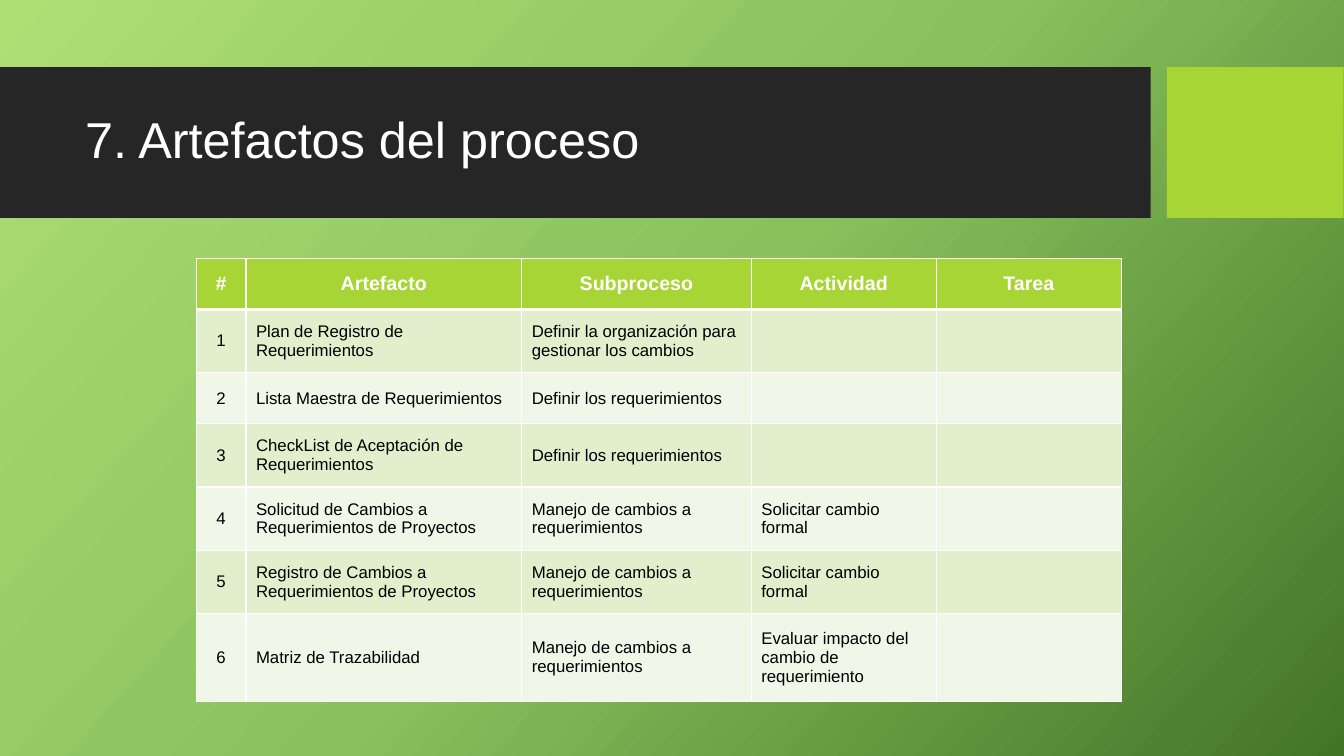
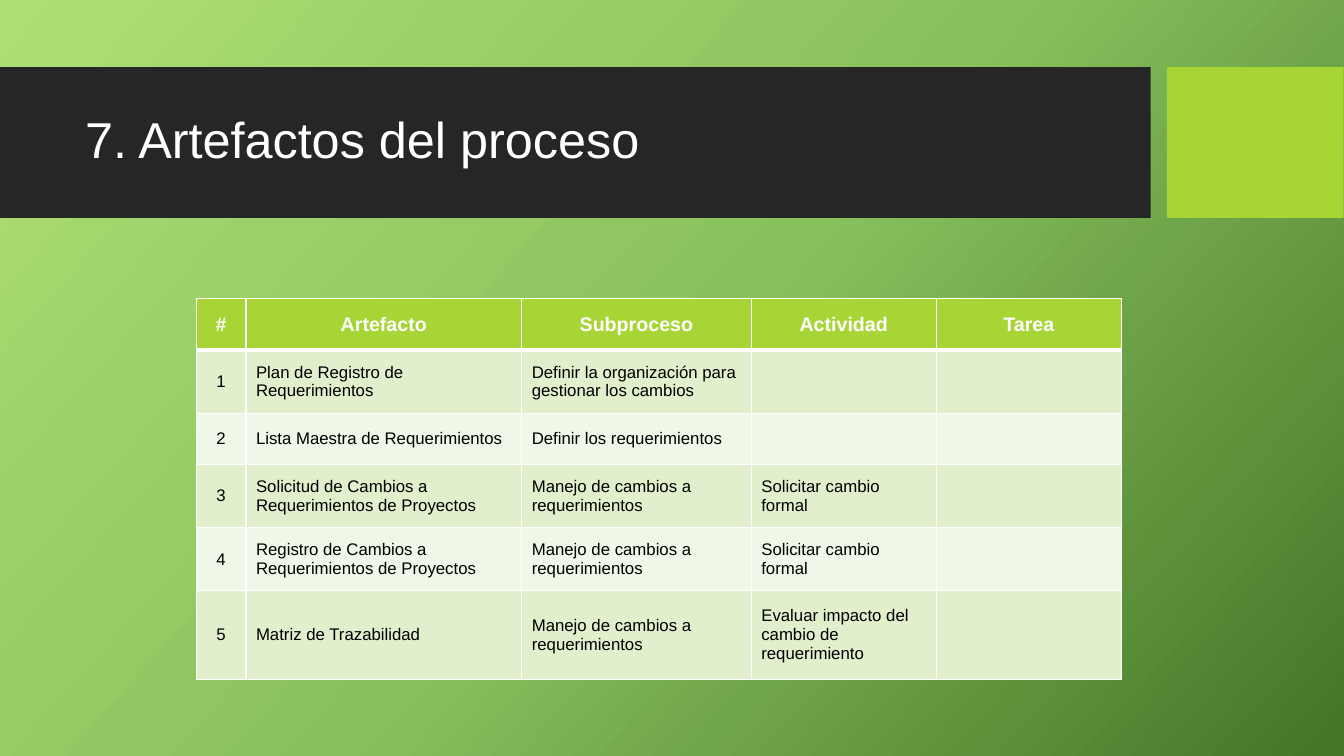
Before and after one commit to cjbensan/sistema-facturacion-inventario, a slide deck: slide 13 of CMMI-Nivel-2/REQM/PGCREQM_0.1_2015.pptx. Drawn at 1344x756 pixels with LibreOffice and Linux fonts; fonts in the diff are those of the drawing; background and template pictures are left out. Boxes give left, top, right and bottom in pixels: in the first picture for what was removed or moved away, otherwise in the second. Text is boxed around its words. In the diff, an @@ line names an element or a change of style, - is before the commit and + after.

```diff
--- a/CMMI-Nivel-2/REQM/PGCREQM_0.1_2015.pptx
+++ b/CMMI-Nivel-2/REQM/PGCREQM_0.1_2015.pptx
@@ table at [197,298,1123,679] @@
-row 4: 3 | CheckList de Aceptación de Requerimientos | Definir los requerimientos |  | 
-row 5: 4 | Solicitud de Cambios a Requerimientos de Proyectos | Manejo de cambios a requerimientos | Solicitar cambio formal | 
-row 6: 5 | Registro de Cambios a Requerimientos de Proyectos | Manejo de cambios a requerimientos | Solicitar cambio formal | 
-row 7: 6 | Matriz de Trazabilidad | Manejo de cambios a requerimientos | Evaluar impacto del cambio de requerimiento | 
+row 4: 3 | Solicitud de Cambios a Requerimientos de Proyectos | Manejo de cambios a requerimientos | Solicitar cambio formal | 
+row 5: 4 | Registro de Cambios a Requerimientos de Proyectos | Manejo de cambios a requerimientos | Solicitar cambio formal | 
+row 6: 5 | Matriz de Trazabilidad | Manejo de cambios a requerimientos | Evaluar impacto del cambio de requerimiento | 
@@ table: place and size @@
-table at [197,258,1123,702]
+table at [197,298,1123,679]
```
Also in this commit, not shown: 3 other slides changed, 1 other file.
